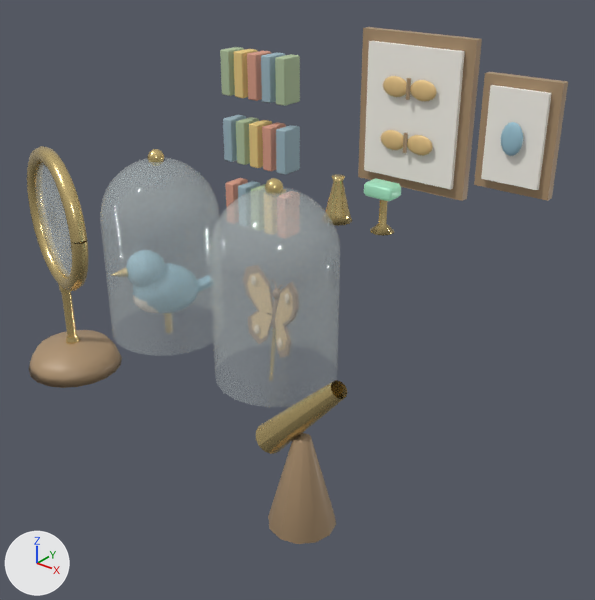
The glTF model assets/equipment/attention_instruments.glb: old version first, new version second.
The view is the same before and after, from a 50 mm camera at (6.94, -2.64, 5.77) aimed at (4.31, 0.64, 3.73). Every picture has the same lights, and +X, +Y and +Z are marked at lower left. The picture after the commit comes second. Where no turn or scale is listed for an object, it has been applied to the vertices. Vertices at exactly the same position are counted once.

Names of what the first picture shows: 'Attention_Static_Instruments', 'Magnifier_Lens_Head', 'Magnifier_Stand_Post'.
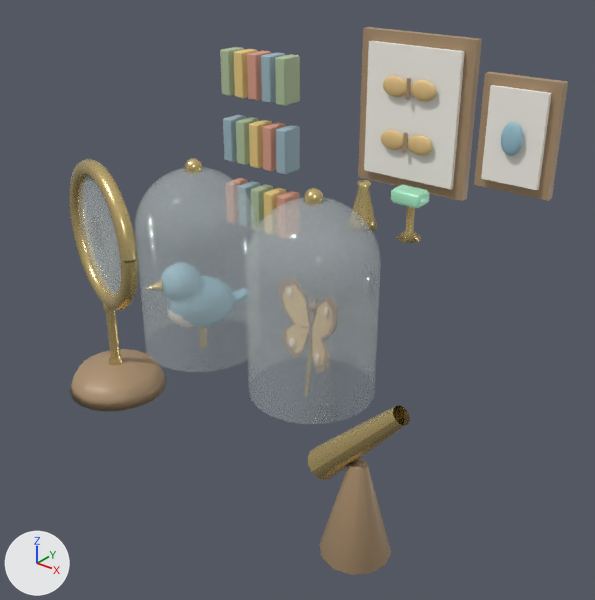
Boxes [x1, y1, x2, y2] around the edits, measured in the pictures (595 x 600 px; the box of a moved part takes in the faces that stretch with it):
'Attention_Static_Instruments', reshaped (8% narrower)
    before: [29, 27, 568, 544]
    after: [70, 27, 568, 575]
'Magnifier_Lens_Head', moved
    before: [27, 146, 88, 291]
    after: [70, 159, 138, 311]
'Magnifier_Stand_Post', moved
    before: [58, 284, 80, 344]
    after: [103, 303, 123, 365]
part 1 of me_attention_static_instruments_mesh, moved or reshaped
    before: [29, 330, 122, 388]
    after: [70, 349, 166, 412]
part 2 of me_attention_static_instruments_mesh, moved or reshaped
    before: [268, 433, 336, 544]
    after: [319, 459, 391, 575]
part 3 of me_attention_static_instruments_mesh, moved or reshaped
    before: [147, 149, 164, 162]
    after: [185, 158, 202, 172]
part 4 of me_attention_static_instruments_mesh, moved or reshaped
    before: [265, 178, 283, 193]
    after: [304, 188, 323, 204]
part 5 of me_attention_static_instruments_mesh, moved or reshaped
    before: [325, 174, 352, 226]
    after: [353, 180, 378, 231]
part 6 of me_attention_static_instruments_mesh, moved or reshaped
    before: [370, 199, 394, 236]
    after: [397, 206, 422, 243]
part 7 of me_attention_static_instruments_mesh, moved or reshaped
    before: [256, 380, 347, 454]
    after: [308, 405, 410, 480]
part 8 of me_attention_static_instruments_mesh, moved or reshaped
    before: [100, 157, 220, 356]
    after: [135, 167, 258, 372]
part 9 of me_attention_static_instruments_mesh, moved or reshaped
    before: [209, 187, 340, 407]
    after: [245, 197, 381, 424]
part 10 of me_attention_static_instruments_mesh, moved or reshaped
    before: [364, 178, 401, 201]
    after: [391, 185, 429, 208]

Diff of the bpy script that builds the scene:
```diff
--- a/assets/equipment/attention_instruments.glb.py
+++ b/assets/equipment/attention_instruments.glb.py
@@ me_attention_static_instruments_mesh @@
 # used by ob_attention_static_instruments; location = (0.0, 0.0, 0.0)
-me_attention_static_instruments_mesh.from_pydata(...)  # 2103 vertices, 3942 faces; spans x 2.82..5.3, y -0.44..1.95, z 3.18..5.04
+me_attention_static_instruments_mesh.from_pydata(...)  # 2103 vertices, 3942 faces; spans x 2.82..5.6, y -0.44..1.95, z 3.18..5.04
+# me_attention_static_instruments_mesh part 1: the loose piece of 82 vertices spanning x 2.84..3.4, y -0.33..0.23, z 3.2..3.36 is moved by (0.4, 0.0, 0.0)
+# me_attention_static_instruments_mesh part 2: the loose piece of 26 vertices spanning x 4.92..5.24, y -0.44..-0.12, z 3.18..3.64 is moved by (0.3, 0.0, 0.0)
+# me_attention_static_instruments_mesh part 3: the loose piece of 72 vertices spanning x 3.88..3.96, y -0.02..0.06, z 4.59..4.67 is moved by (0.26, 0.0, 0.0)
+# me_attention_static_instruments_mesh part 4: the loose piece of 72 vertices spanning x 4.64..4.72, y -0.02..0.06, z 4.59..4.67 is moved by (0.22, 0.0, 0.0)
+# me_attention_static_instruments_mesh part 5: the loose piece of 50 vertices spanning x 3.84..4.04, y 1.43..1.63, z 3.87..4.17 is moved by (0.2, 0.0, 0.0)
+# me_attention_static_instruments_mesh part 6: the loose piece of 31 vertices spanning x 4.2..4.36, y 1.47..1.63, z 3.87..4.13 is moved by (0.2, 0.0, 0.0)
+# me_attention_static_instruments_mesh part 7: the loose piece of 42 vertices spanning x 4.84..5.3, y -0.36..-0.2, z 3.51..3.99 is moved by (0.3, 0.0, 0.0)
+# me_attention_static_instruments_mesh part 8: the loose piece of 243 vertices spanning x 3.62..4.22, y -0.28..0.32, z 3.68..4.62 is moved by (0.26, 0.0, 0.0)
+# me_attention_static_instruments_mesh part 9: the loose piece of 243 vertices spanning x 4.38..4.98, y -0.28..0.32, z 3.68..4.62 is moved by (0.22, 0.0, 0.0)
+# me_attention_static_instruments_mesh part 10: the loose piece of 26 vertices spanning x 4.18..4.39, y 1.46..1.6, z 4.11..4.2 is moved by (0.2, 0.0, 0.0)
+# other edits to the shape of me_attention_static_instruments_mesh do not show in these pictures
 me_attention_static_instruments_mesh.materials.append(mat_ati_walnut)
@@ ob_magnifier_stand_post @@
 ob_magnifier_stand_post = bpy.data.objects.new('Magnifier_Stand_Post', me_magnifier_stand_post_mesh)
-ob_magnifier_stand_post.location = (3.12, -0.05, 3.2)
+ob_magnifier_stand_post.location = (3.52, -0.05, 3.2)
@@ ob_magnifier_lens_head @@
 ob_magnifier_lens_head = bpy.data.objects.new('Magnifier_Lens_Head', me_magnifier_lens_head_mesh)
-ob_magnifier_lens_head.location = (3.12, -0.05, 4.14)
+ob_magnifier_lens_head.location = (3.52, -0.05, 4.14)
```
